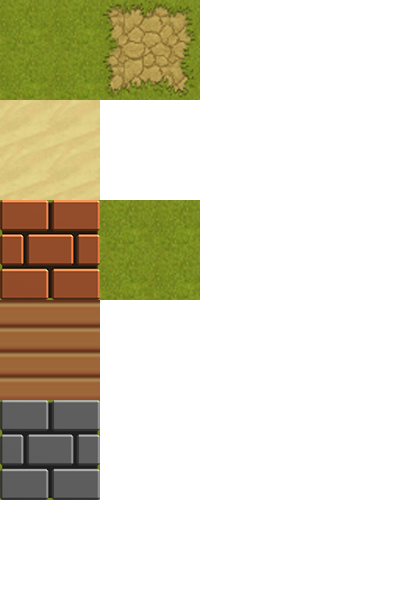
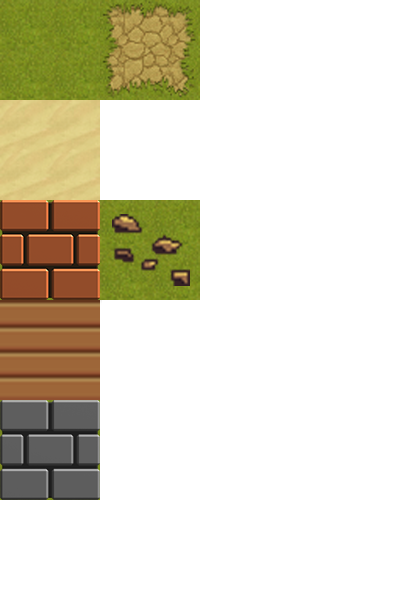
Comparing the layer stacks of the two (400, 600) images. Changes:
renamed "Слой 5" to "Слой 6", painted on it over [112, 214, 190, 286]
